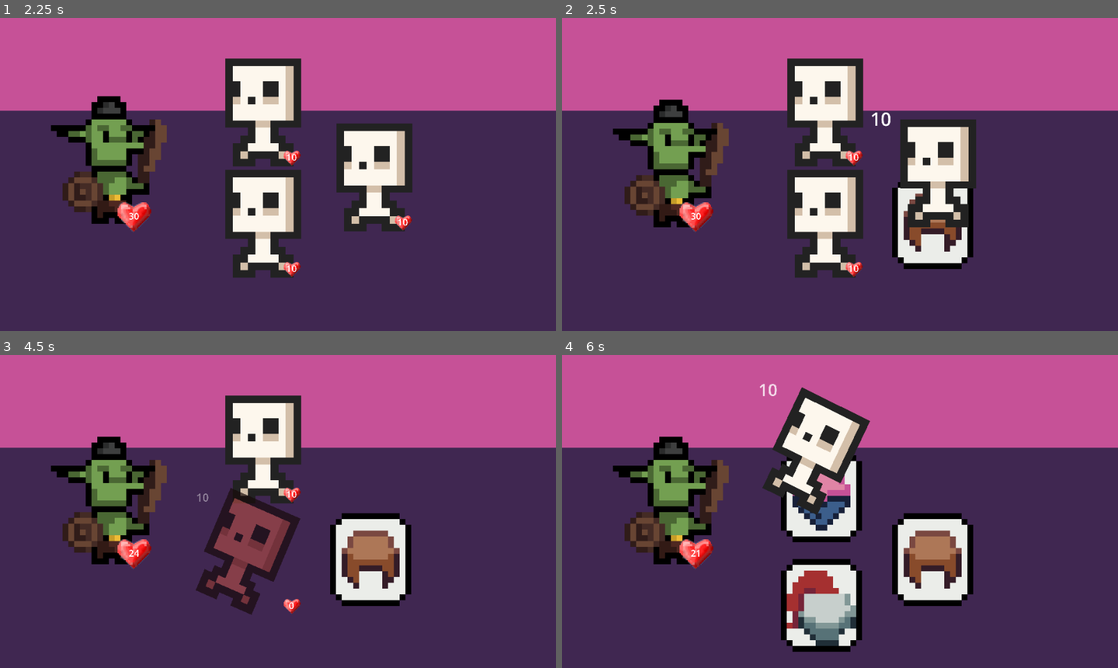
Above: before the commit, frames 1-4 (two rows, left to right).
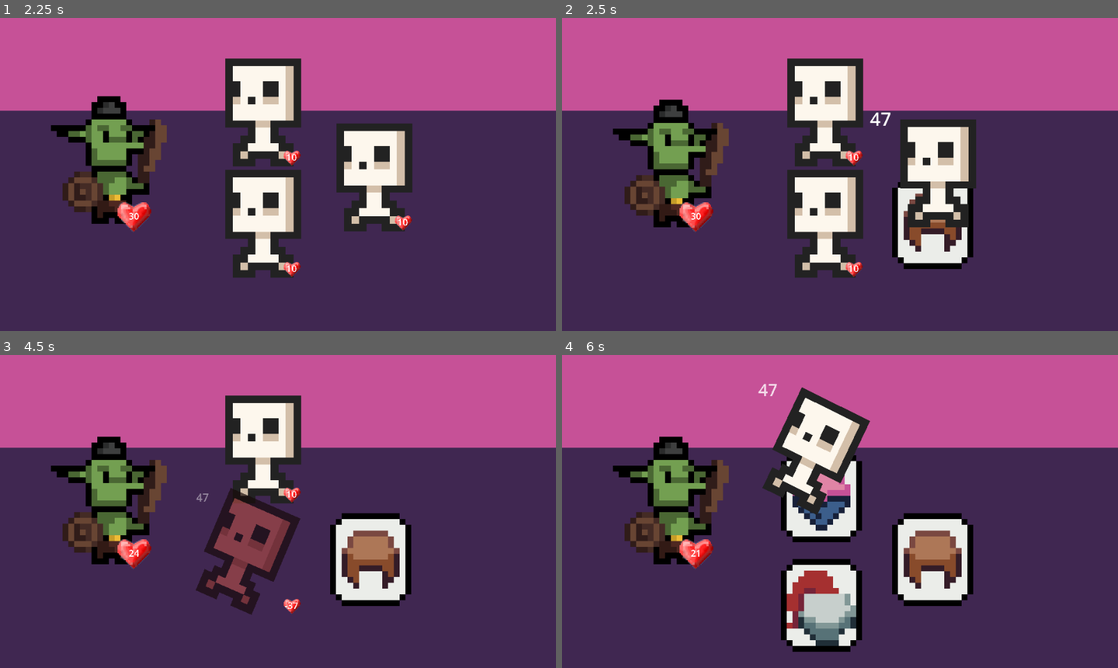
Above: after the commit, the same moments.

Repository: jakmik2/rogue-cards
Game: Godot game, scene res://scenes/Overworld.tscn
Same seed, same stepped clock (60 frames per second), same inputs: the game is played once before the commit and once after it.
Inputs (mouse positions are in pixels of both pictures, inside the frame that each line leads up to):
- Up to frame 1 (2.25 s): click "3" at 0.5 s; tap Enter at 1.25 s; move the mouse to (361, 271) at 1.27 s; click (361, 271) at 1.35 s; move the mouse to (166, 190) at 2.02 s; hold Down (ui_down) from 2.03 s (still down); click (166, 190) at 2.1 s
- Up to frame 2 (2.5 s): keep holding Down (ui_down)
- Up to frame 3 (4.5 s): move the mouse to (372, 558) at 2.77 s; release Down (ui_down) at 2.78 s; click (372, 558) at 2.85 s; move the mouse to (250, 574) at 3.52 s; click (250, 574) at 3.6 s; move the mouse to (444, 558) at 4.27 s; hold Down (ui_down) from 4.28 s (still down); click (444, 558) at 4.35 s
- Up to frame 4 (6 s): keep holding Down (ui_down); move the mouse to (823, 605) at 5.02 s; click (823, 605) at 5.1 s; move the mouse to (867, 511) at 5.77 s; click (867, 511) at 5.85 s

Frame 1 is identical in both runs. In frame 2, 0.1% of the frame differs, in the area x 55-60%, y 30-35%; in frame 3, less than 0.1%; in frame 4, less than 0.1%.

Commit message:
Implement player temp stat boosts

Diff:
--- a/scripts/Arena.gd
+++ b/scripts/Arena.gd
@@ -188,6 +188,8 @@
 	await delay_timer.timeout
 	# give deck to global
 	Global.current_overworld_level += 1
+	# Reset Temp stats
+	Global.reset_temp_mods()
 	# go back to overworld
 	get_tree().change_scene_to_file("res://scenes/Overworld.tscn")
 
--- a/scripts/BaseEntity.gd
+++ b/scripts/BaseEntity.gd
@@ -91,3 +91,11 @@
 		new_damage_number.tree_exiting.connect(
 			func():damage_number_pool.append(new_damage_number))
 		return new_damage_number
+
+func debug_stats():
+	print(health)
+	print(armor_class)
+	print(damage)
+	print(speed)
+	print(crit_chance)
+	print(crit_damage)
--- a/scripts/Card.gd
+++ b/scripts/Card.gd
@@ -13,6 +13,8 @@
 var card_type
 var description
 var tier
+
+var rng = RandomNumberGenerator.new()
 
 func _ready():
 	hand = get_parent()
@@ -48,6 +50,48 @@
 	else:
 		hand.hover(-1)
 
+var temp_modifier = {
+	"health"		: 0,
+	"armor_class"	: 0,
+	"damage"		: 0,
+	"speed"			: 0,
+	"crit_chance"	: 0,
+	"crit_damage"	: 0,
+}
+
 func card_method():
-	# TODO: Implement card use
-	print("I've used this card!")
+	# Switch on card effects
+	print("Temp upgrade to ", Global.CARD_TYPE[code[0]])
+	var stat = '';
+	match Global.CARD_TYPE[code[0]]:
+		"the-magician":
+			var rand_i = rng.randi_range(0,1)
+			if rand_i == 1:
+				stat = 'crit_chance'
+			else:
+				stat = 'crit_damage'
+		"strength":
+			stat = 'damage'
+		"the-tower":
+			stat = 'armor_class'
+		"the-hermit":
+			stat = 'speed'
+		"the-devil":
+			# TODO: Implement monster effect
+			pass
+		"death":
+			# TODO: Implement monster effect
+			pass
+		_:
+			pass
+
+	if stat != '':
+		Global.temp_modifier[stat] += (
+			# get base stat increase
+			Global.BASE_STAT_INCREASE[stat] *
+			# mult by (tier + rarity + 1) * 1.5
+			# 1.5 times more powerful as it's temp
+			(Global.mods[code[1]] + Global.mods[code[1]] + 3) * 1.5
+		)
+
+	print("Current temp mod after impact: ", Global.temp_modifier)
--- a/scripts/Global.gd
+++ b/scripts/Global.gd
@@ -87,6 +87,19 @@
 	4 : "c65197",
 }
 
+func reset_temp_mods():
+	for key in temp_modifier:
+		temp_modifier[key] = 0
+
+var temp_modifier = {
+	"health"		: 0,
+	"armor_class"	: 0,
+	"damage"		: 0,
+	"speed"			: 0,
+	"crit_chance"	: 0,
+	"crit_damage"	: 0,
+}
+
 var stat_lookup = {
 	# PLAYER
 	"Player" : {
--- a/scripts/Hand.gd
+++ b/scripts/Hand.gd
@@ -72,7 +72,7 @@
 
 	deactivate = false
 	hover(-1)
-
+	arena.get_node("Player").load_temp()
 	finish_hand()
 
 func hover(new_idx):
--- a/scripts/Player.gd
+++ b/scripts/Player.gd
@@ -13,7 +13,19 @@
 func _ready():
 	# override BaseEntity values
 	get_stats("Player")
+	debug_stats()
 	deck = Global.current_player_deck
+
+func load_temp():
+	var temp_states = Global.temp_modifier
+	print("Loading Temp stats", temp_states)
+	health += temp_states["health"]
+	armor_class += temp_states["armor_class"]
+	damage += temp_states["damage"]
+	speed += temp_states["speed"]
+	crit_chance += temp_states["crit_chance"]
+	crit_damage += temp_states["crit_damage"]
+	debug_stats()
 
 # Called every frame. 'delta' is the elapsed time since the previous frame.
 func attempt_attack() -> int:
